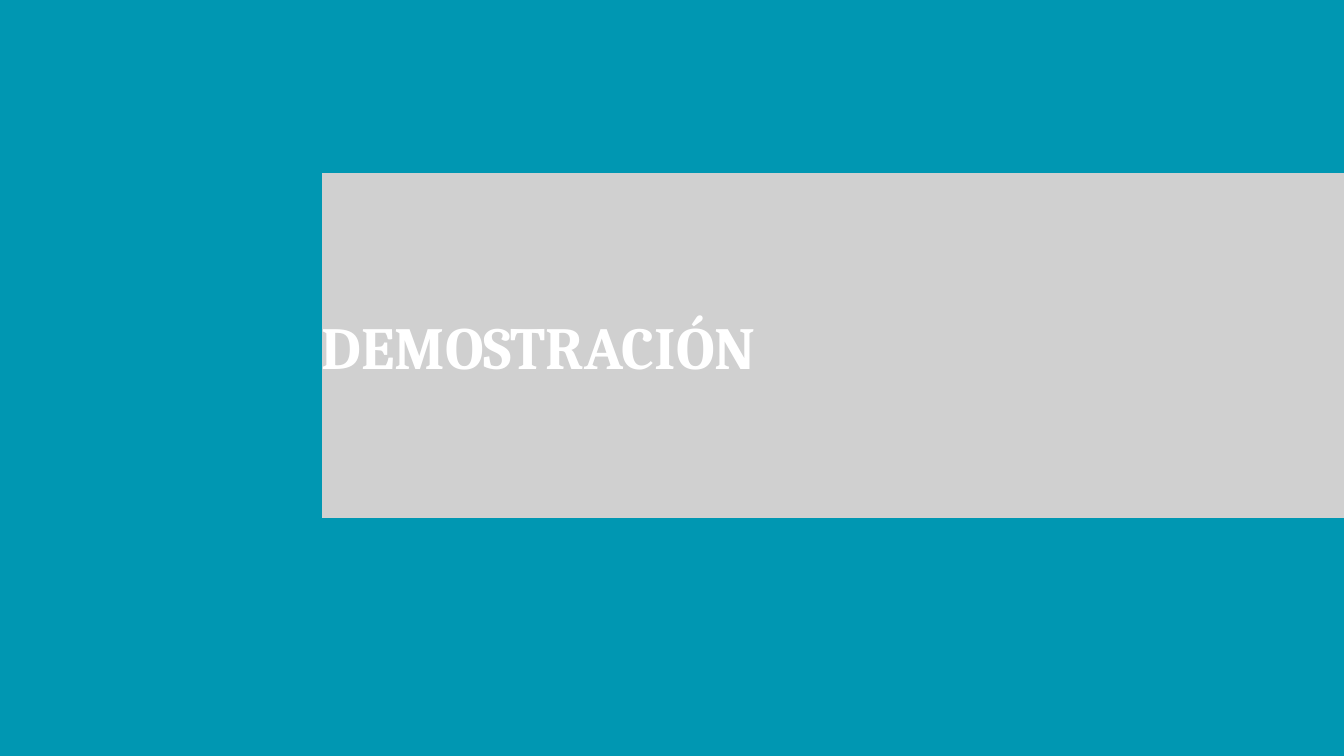
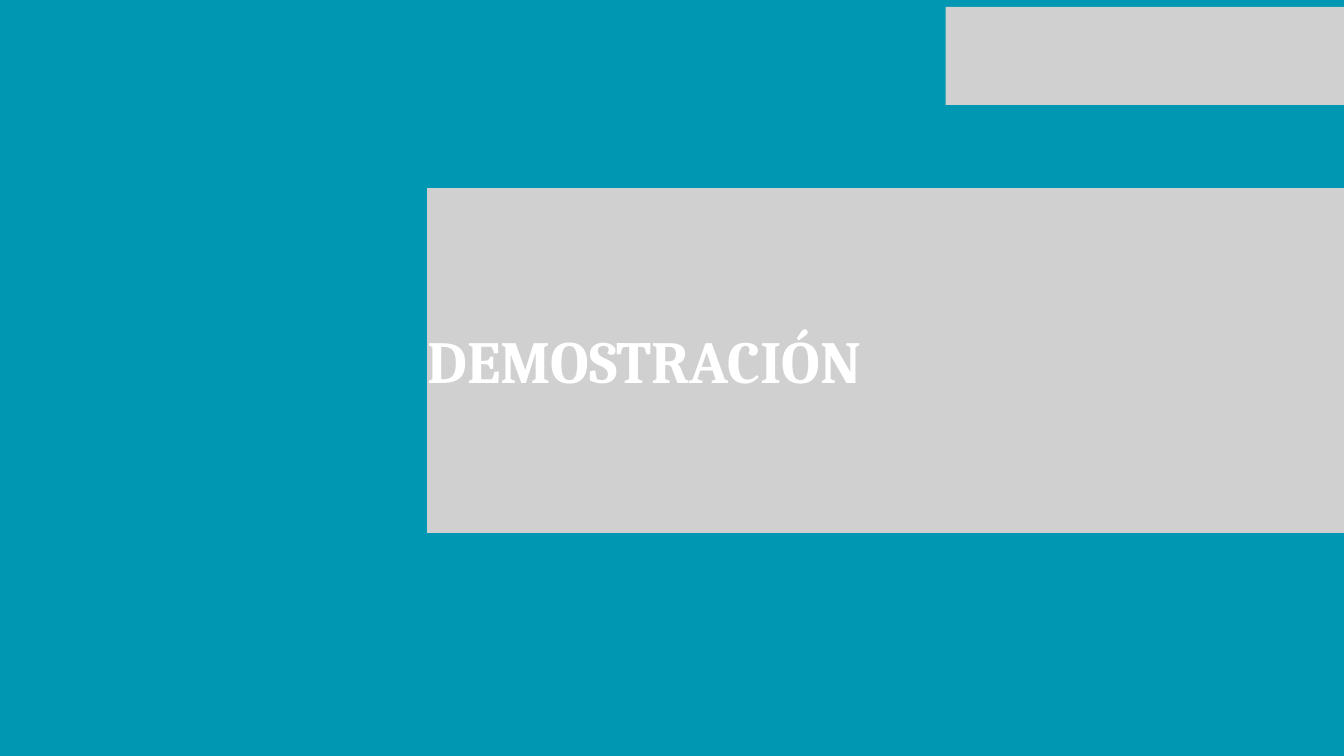
Before and after one commit to Ghost14643/pt-inventario-girasol, a slide deck: slide 11 of Fase 2/Evidencias Proyecto/Presentacion_EasyStock.pptx. Drawn at 1344x756 pixels with LibreOffice and Linux fonts; fonts in the diff are those of the drawing; grey boxes stand for pictures. Boxes give left, top, right and bottom in pixels: in the first picture for what was removed or moved away, otherwise in the second. Text is boxed around its words. In the diff, an @@ line names an element or a change of style, - is before the commit and + after.

```diff
--- a/Fase 2/Evidencias Proyecto/Presentacion_EasyStock.pptx
+++ b/Fase 2/Evidencias Proyecto/Presentacion_EasyStock.pptx
@@ picture added at (946, 7, 1344, 105) @@
@@ text "DEMOSTRACIÓN": place and size @@
-text "DEMOSTRACIÓN" at (322, 316, 756, 369)
+text "DEMOSTRACIÓN" at (427, 330, 861, 383)
@@ picture: place and size @@
-picture at (322, 173, 1344, 517)
+picture at (427, 187, 1344, 532)
```
Also in this commit, not shown: 10 other slides changed.
